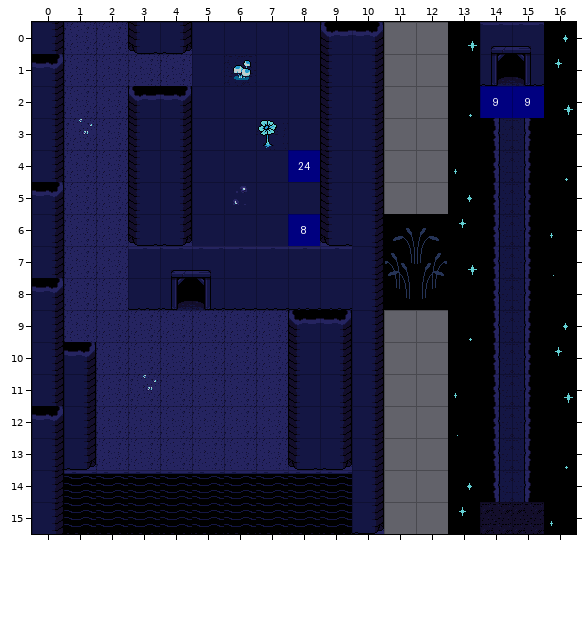
Tiled map: bgs/maps/cave_05.tmx. Above, as it was before the edit.
Cells are 32x32 px. Shown: x 0..16, y 0..15.
The same view after the edit:
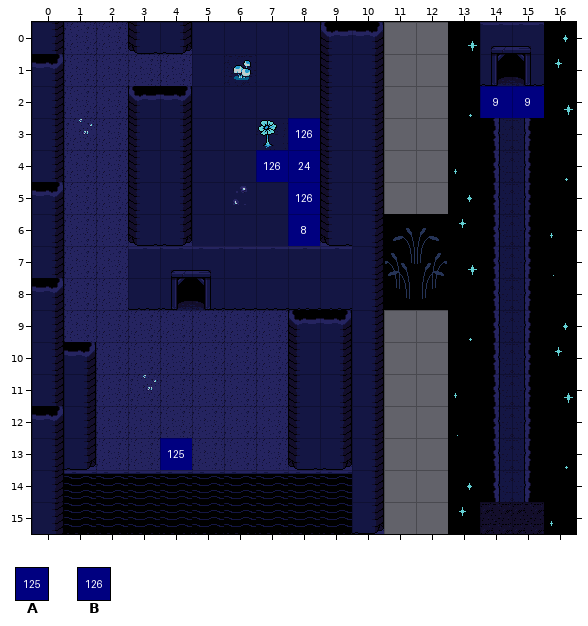
Key: from "blue-labels": A 124, B 125.
_ is an empty cell, . an unchanged one.
Changes in this commit:
--- layer "actions"
@@ x 7..8 @@
- 3 ._
- 4 _.
- 5 ._
+ 3 .B
+ 4 B.
+ 5 .B
@@ x 4..4 @@
-13 _
+13 A
